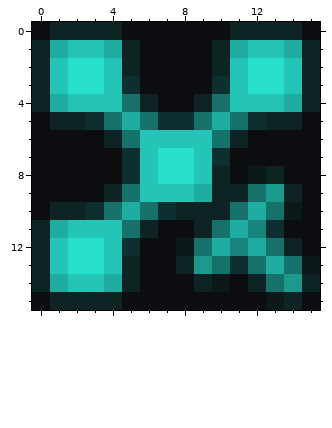
Pixel-art sprite: favicon-16x16.png. This is how it looked before the edit.
The file is 16x16 pixels. Colours within 5 levels of each other are drawn and written as one.
New version:
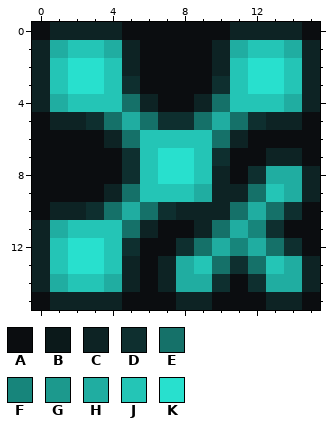
Palette (. is transparent): A #0b0d10  B #0b191a  C #0d2324  D #0e2f2f  E #157169  F #17857b  G #1c998d  H #20ada1  J #24c5b6  K #28e0ce
Commit: * improve favicon Signed-off-by: Doj <vitek03@gmail.com>
The exact change:
y 7: x 13..14 AA -> CC
y 8: x 12..15 BCAA -> DHHC
y 9: x 13..15 GCA -> JHC
y 10: x 14 B -> D
y 12: x 8 B -> D; x 14 C -> D
y 13: x 7..9 ACG -> CHJ; x 13..15 HEB -> JHC
y 14: x 7..10 AACB -> CHHD; x 12..14 CEG -> DHH
y 15: x 8..9 AA -> CC; x 13 B -> C
Where, in picture pixels (left, top, right, bottom), the same in both pictures:
changed: (158, 148, 320, 310)
